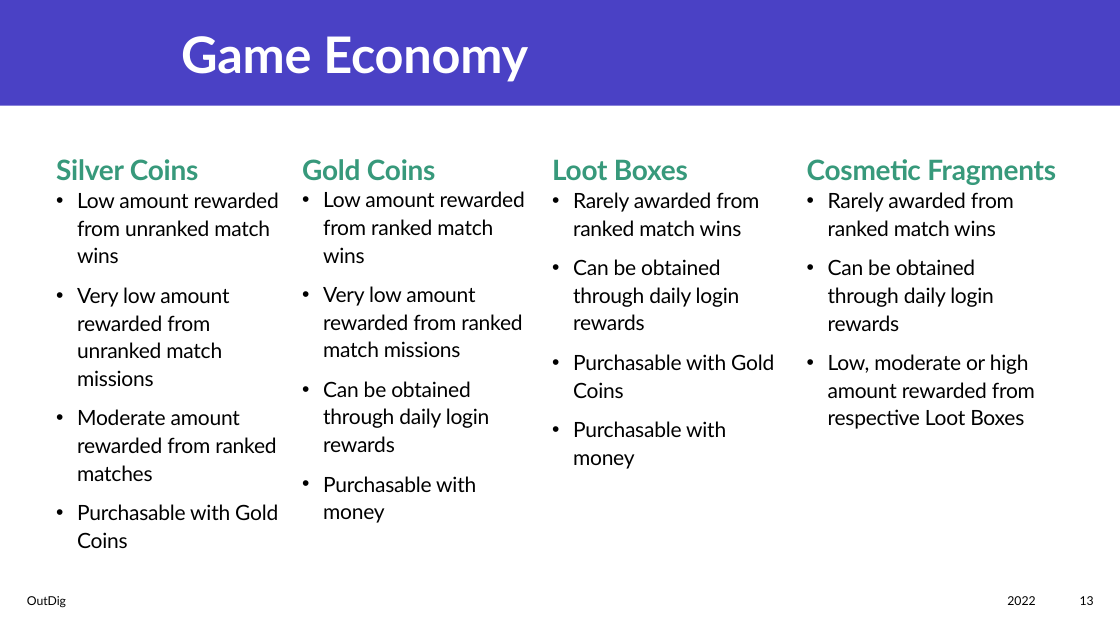
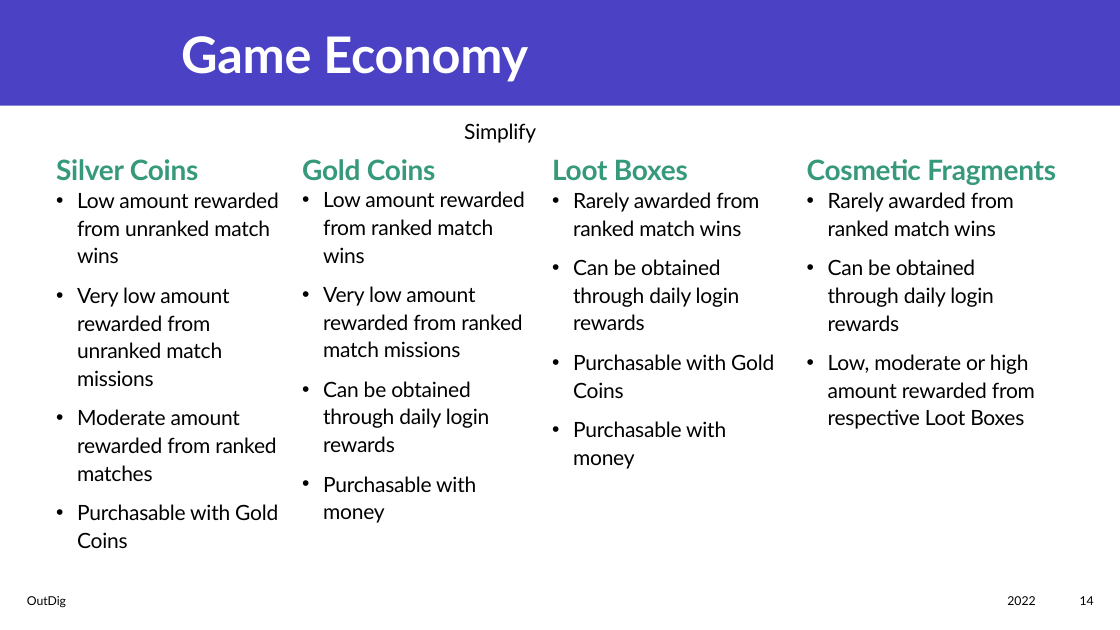
Before and after one commit to Joe34441/IndieDevPPT, a slide deck: slide 14 of CT6018 Joe Mason s4001719.pptx (slide 13 before the commit). Drawn at 1120x630 pixels with LibreOffice and Linux fonts; fonts in the diff are those of the drawing. Boxes give left, top, right and bottom in pixels: in the first picture for what was removed or moved away, otherwise in the second. Text is boxed around its words. In the diff, an @@ line names an element or a change of style, - is before the commit and + after.

```diff
--- a/CT6018 Joe Mason s4001719.pptx
+++ b/CT6018 Joe Mason s4001719.pptx
@@ text added at [464,123,536,143], 18 pt, text #000000 @@
+Simplify
@@ page number at [1080,596,1094,605]: text changed @@
-13
+14
```
Also in this commit, not shown: 12 other slides changed.
